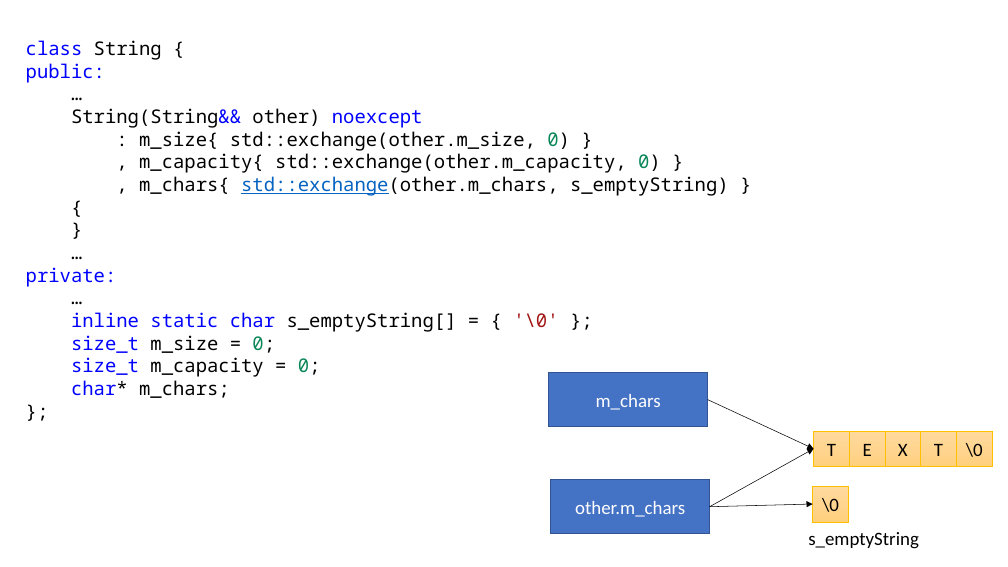
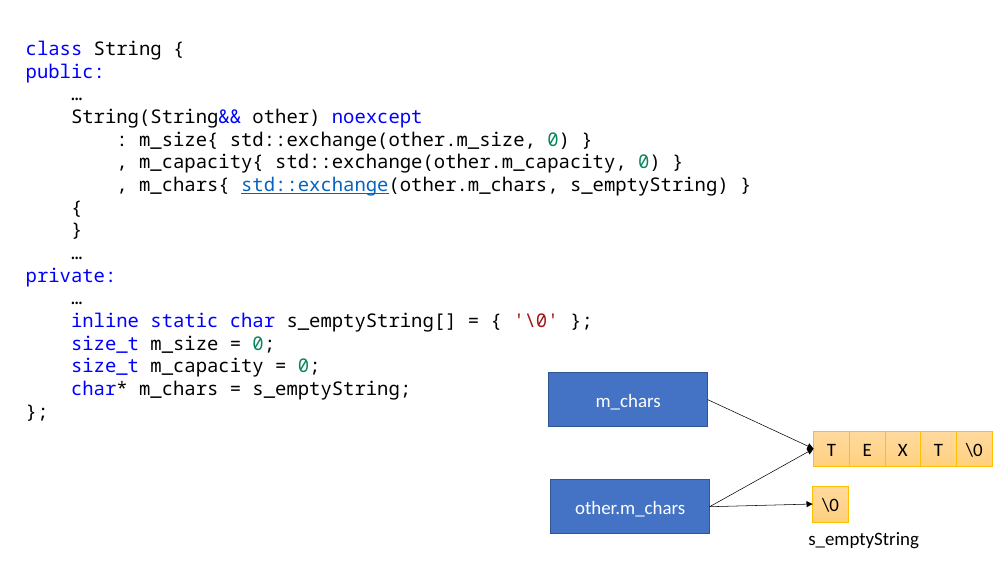
Before and after one commit to alexey-malov/oop, a slide deck: slide 143 of lectures/02/Основы ООП.pptx (slide 141 before the commit). Drawn at 1008x567 pixels with LibreOffice and Linux fonts; fonts in the diff are those of the drawing. Boxes give left, top, right and bottom in pixels: in the first picture for what was removed or moved away, otherwise in the second. Text is boxed around its words. In the diff, an @@ line names an element or a change of style, - is before the commit and + after.

```diff
--- a/lectures/02/Основы ООП.pptx
+++ b/lectures/02/Основы ООП.pptx
@@ text at (71, 380, 411, 400): text changed @@
-char* m_chars;
+char* m_chars = s_emptyString;
```
Also in this commit, not shown: 13 other slides changed, 11 slides added, 11 slides removed.
